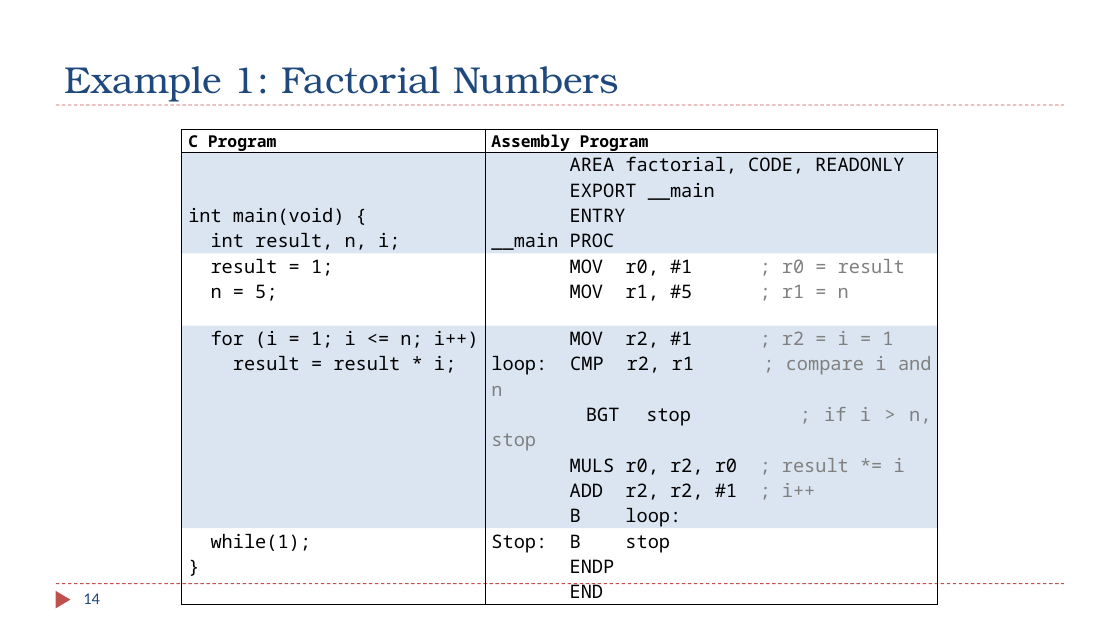
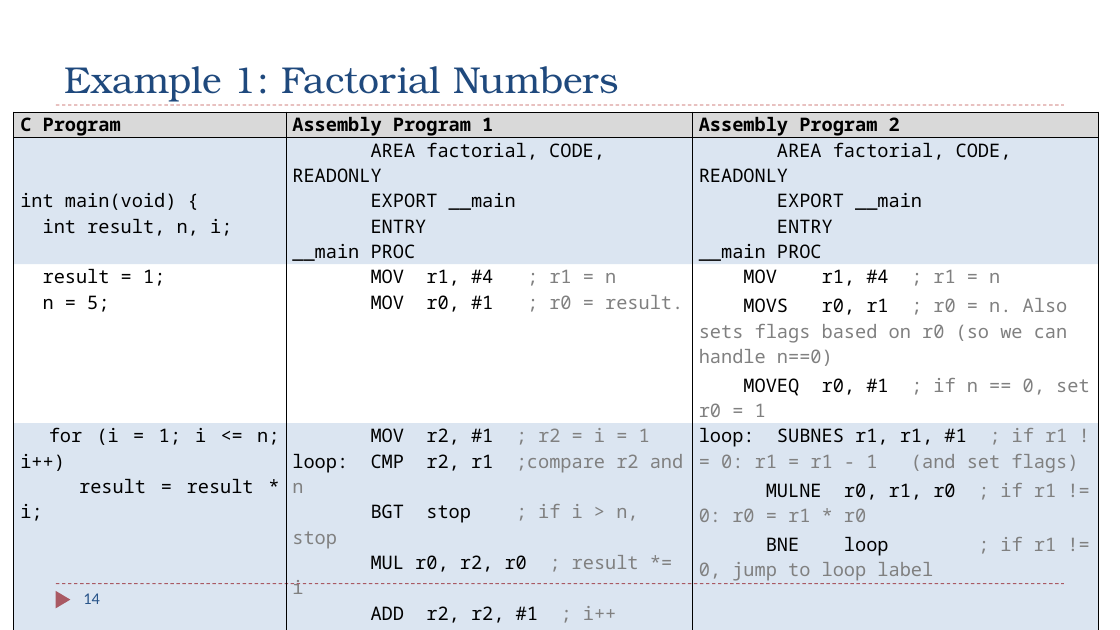
Before and after one commit to guhofstra/CSC111Fa25, a slide deck: slide 14 of PPTs/Ch7_Structured_Programming.pptx. Drawn at 1120x630 pixels with LibreOffice and Linux fonts; fonts in the diff are those of the drawing. Boxes give left, top, right and bottom in pixels: in the first picture for what was removed or moved away, otherwise in the second. Text is boxed around its words. In the diff, an @@ line names an element or a change of style, - is before the commit and + after.

```diff
--- a/PPTs/Ch7_Structured_Programming.pptx
+++ b/PPTs/Ch7_Structured_Programming.pptx
@@ table at <box>14,112,1100,627</box> @@
-column 1: C Program | int main(void) { / int result, n, i; | result = 1; / n = 5; | for (i = 1; i <= n; i++) / result = result * i; | while(1); / }
-column 2: Assembly Program | AREA factorial, CODE, READONLY / EXPORT __main / ENTRY / __main PROC | MOV r0, #1 ; r0 = result / MOV r1, #5 ; r1 = n | MOV r2, #1 ; r2 = i = 1 / loop: CMP r2, r1 ; compare i and n / BGT stop ; if i > n, stop / MULS r0, r2, r0 ; result *= i / ADD r2, r2, #1 ; i++ / B loop: | Stop: B stop / ENDP / END
+column 1: C Program | int main(void) { / int result, n, i; | result = 1; / n = 5; | for (i = 1; i <= n; i++) / result = result * i; | }
+column 2: Assembly Program 1 | AREA factorial, CODE, READONLY / EXPORT __main / ENTRY / __main PROC | MOV r1, #4 ; r1 = n / MOV r0, #1 ; r0 = result. | MOV r2, #1 ; r2 = i = 1 / loop: CMP r2, r1 ;compare r2 and n / BGT stop ; if i > n, stop / MUL r0, r2, r0 ; result *= i / ADD r2, r2, #1 ; i++ / B loop | stop: B stop / ENDP / END
+column 3: Assembly Program 2 | AREA factorial, CODE, READONLY / EXPORT __main / ENTRY / __main PROC | MOV r1, #4 ; r1 = n / MOVS r0, r1 ; r0 = n. Also sets flags based on r0 (so we can handle n==0) / MOVEQ r0, #1 ; if n == 0, set r0 = 1 | loop: SUBNES r1, r1, #1 ; if r1 != 0: r1 = r1 - 1 (and set flags) / MULNE r0, r1, r0 ; if r1 != 0: r0 = r1 * r0 / BNE loop ; if r1 != 0, jump to loop label | stop: B stop / ENDP / END
@@ table: place and size @@
-table at <box>182,130,939,602</box>
+table at <box>14,112,1100,627</box>
```
Also in this commit, not shown: 2 other slides changed, 1 slide added, 1 slide removed, 4 other files.
